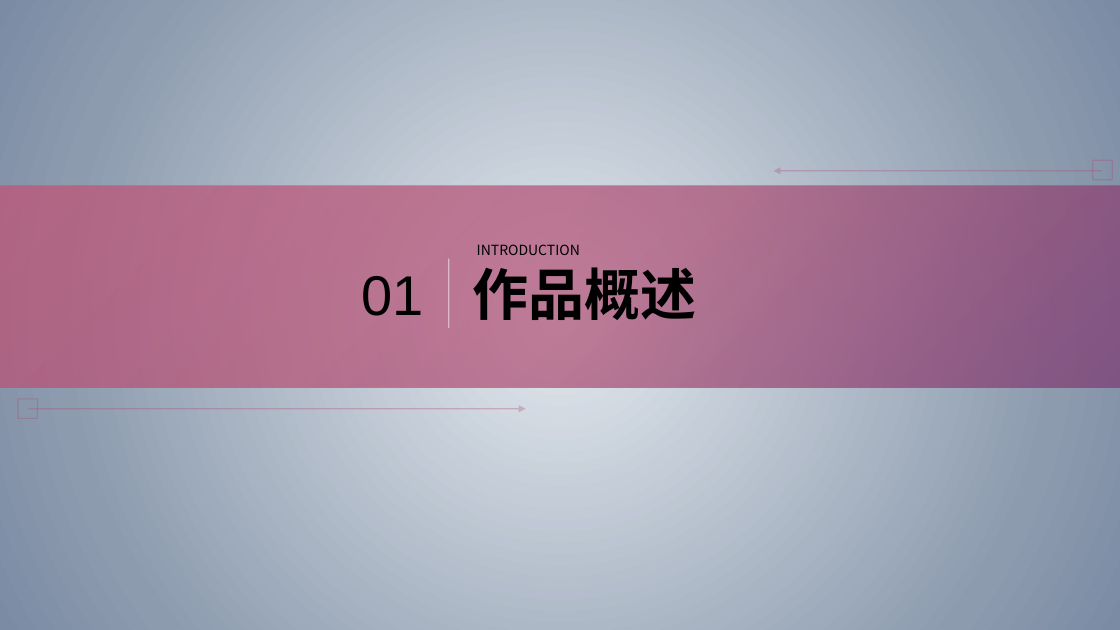
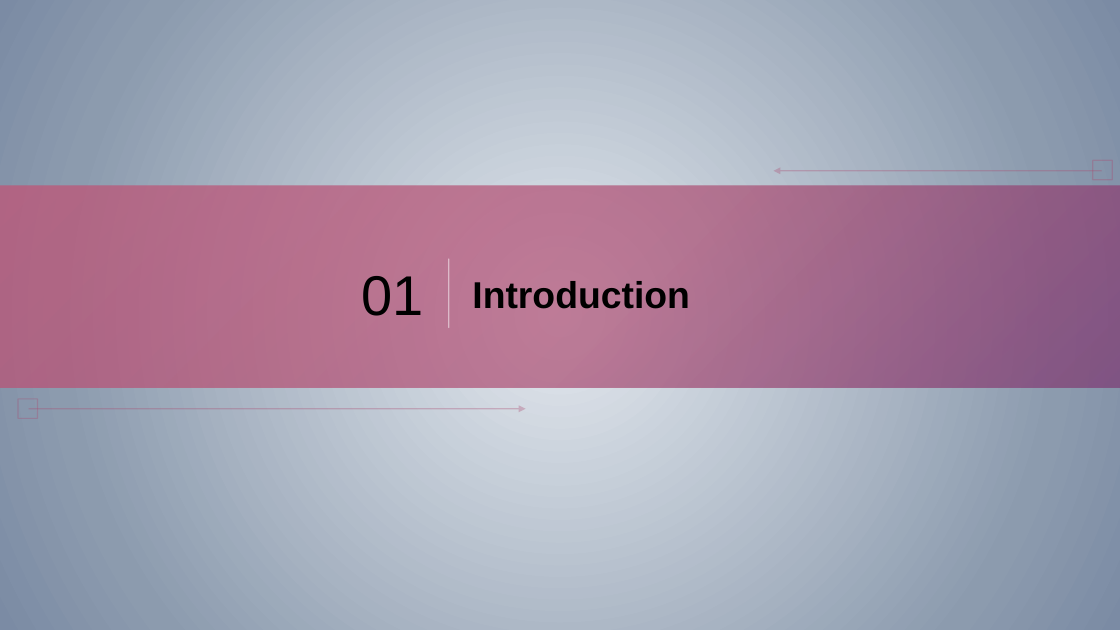
Before and after one commit to zhuangzhuang131419/McGill, a slide deck: slide 3 of COMP396/Presentation.pptx. Drawn at 1120x630 pixels with LibreOffice and Linux fonts; fonts in the diff are those of the drawing. Boxes give left, top, right and bottom in pixels: in the first picture for what was removed or moved away, otherwise in the second. Text is boxed around its words. In the diff, an @@ line names an element or a change of style, - is before the commit and + after.

Commit message:
Finish Preface and introduction

```diff
--- a/COMP396/Presentation.pptx
+++ b/COMP396/Presentation.pptx
@@ text "Introduction" at <box>472,281,690,309</box>: vertical alignment top to middle @@
@@ text removed at <box>472,267,696,320</box> @@
-作品概述
@@ text at <box>472,281,690,309</box>: text changed; size 12 to 32 pt; font Noto Sans CJK SC to Arial; bold on @@
-INTRODUCTION
+Introduction
```
Also in this commit, not shown: 8 other slides changed, 2 slides added, 2 slides removed.
